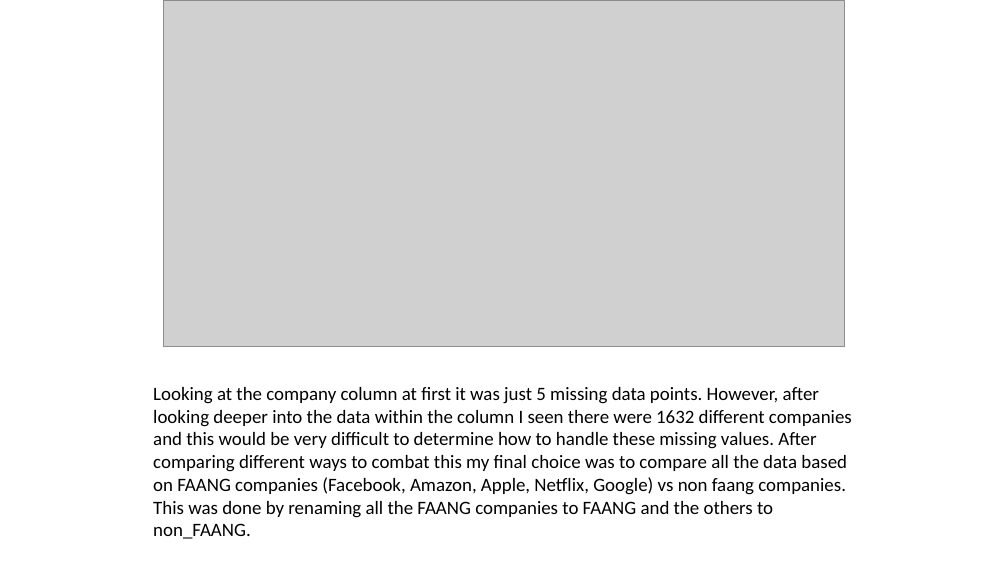
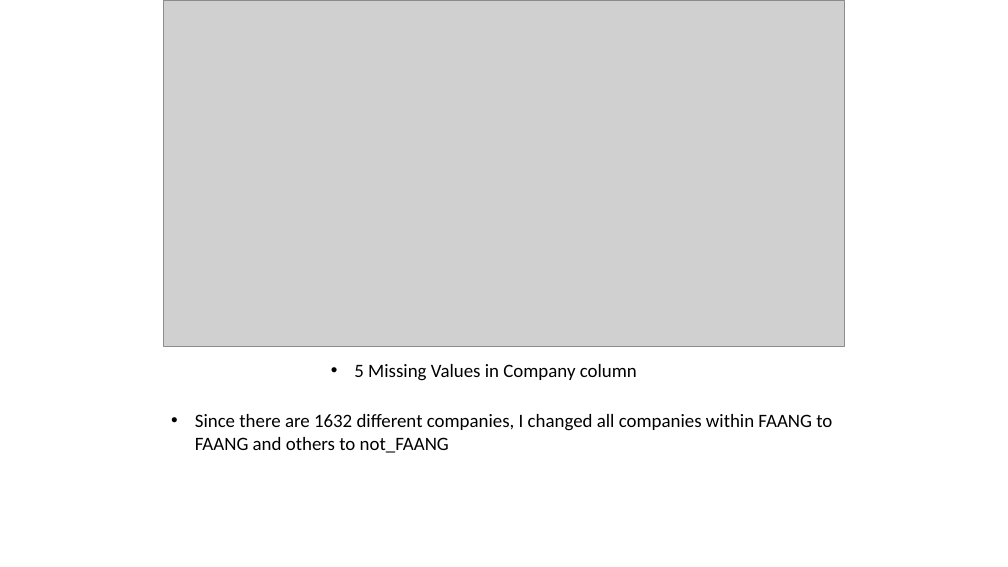
Before and after one commit to SpencerReno/Project_two, a slide deck: slide 5 of Presentation/Salary Prediction Cleaning.pptx. Drawn at 1008x567 pixels with LibreOffice and Linux fonts; fonts in the diff are those of the drawing; grey boxes stand for pictures. Boxes give left, top, right and bottom in pixels: in the first picture for what was removed or moved away, otherwise in the second. Text is boxed around its words. In the diff, an @@ line names an element or a change of style, - is before the commit and + after.

```diff
--- a/Presentation/Salary Prediction Cleaning.pptx
+++ b/Presentation/Salary Prediction Cleaning.pptx
@@ text removed at [153, 387, 852, 539] @@
-Looking at the company column at first it was just 5 missing data points. However, after looking deeper into the data within the column I seen there were 1632 different companies and this would be very difficult to determine how to handle these missing values. After comparing different ways to combat this my final choice was to compare all the data based on FAANG companies (Facebook, Amazon, Apple, Netflix, Google) vs non faang companies. This was done by renaming all the FAANG companies to FAANG and the others to non_FAANG.
@@ text added at [354, 364, 637, 381], 18 pt, text #000000 @@
+• 5 Missing Values in Company column
@@ text added at [195, 414, 832, 453], 18 pt, text #000000 @@
+• Since there are 1632 different companies, I changed all companies within FAANG to FAANG and others to not_FAANG
```
Also in this commit, not shown: 8 other slides changed.
